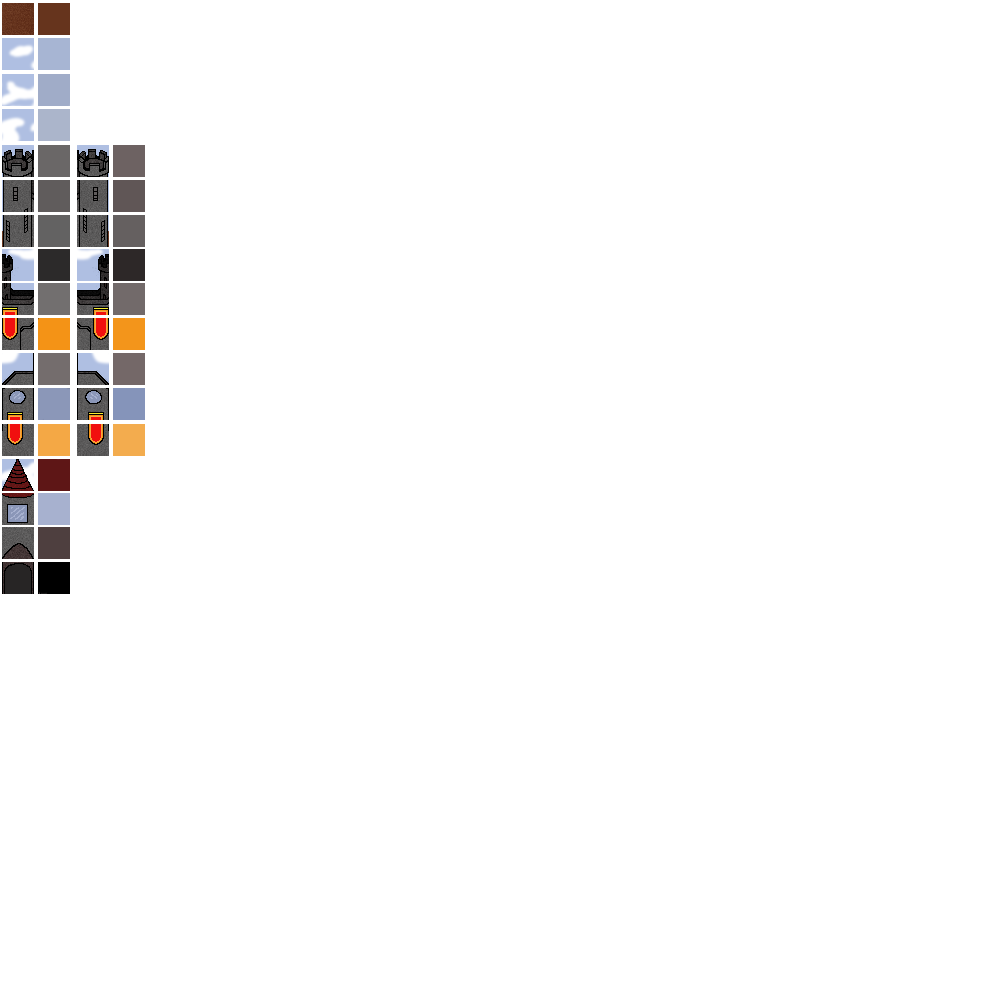
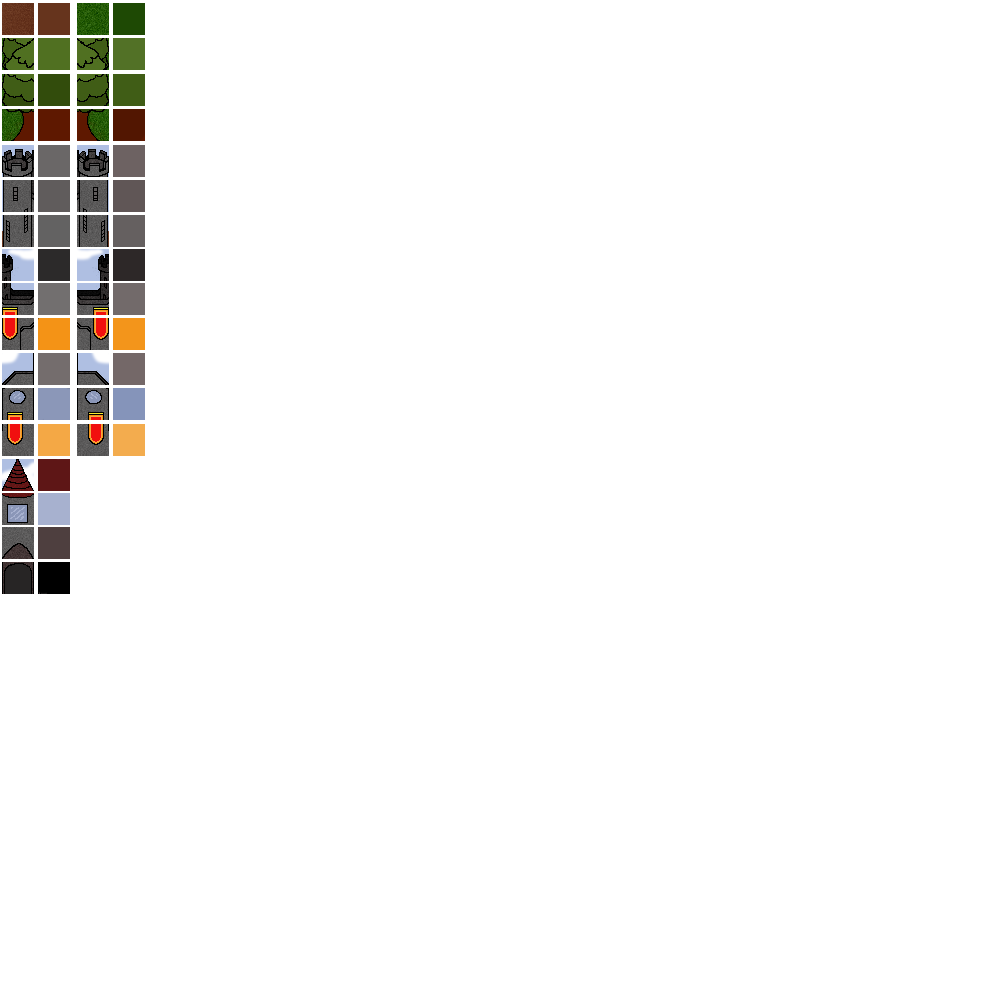
Before/after of a (1000, 1000) layered artwork. What changed in the layer stack:
removed layer "cielo 3" over box(2, 109, 70, 141)
removed layer "Cielo 2" over box(2, 74, 70, 106)
added layer "tronco" above "arbol medio" over box(2, 109, 145, 141)
added layer "arbol medio" above "cesped" over box(2, 74, 145, 106)
added layer "cesped" above "copa arbol" over box(77, 3, 145, 35)
renamed "cielo 1" to "copa arbol", painted on it over box(2, 38, 145, 141)
